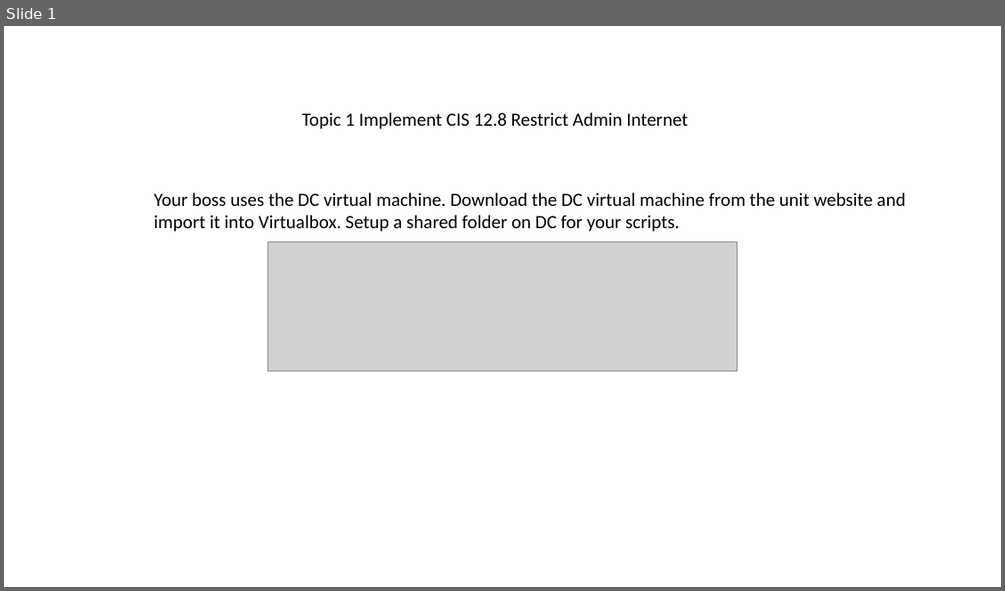
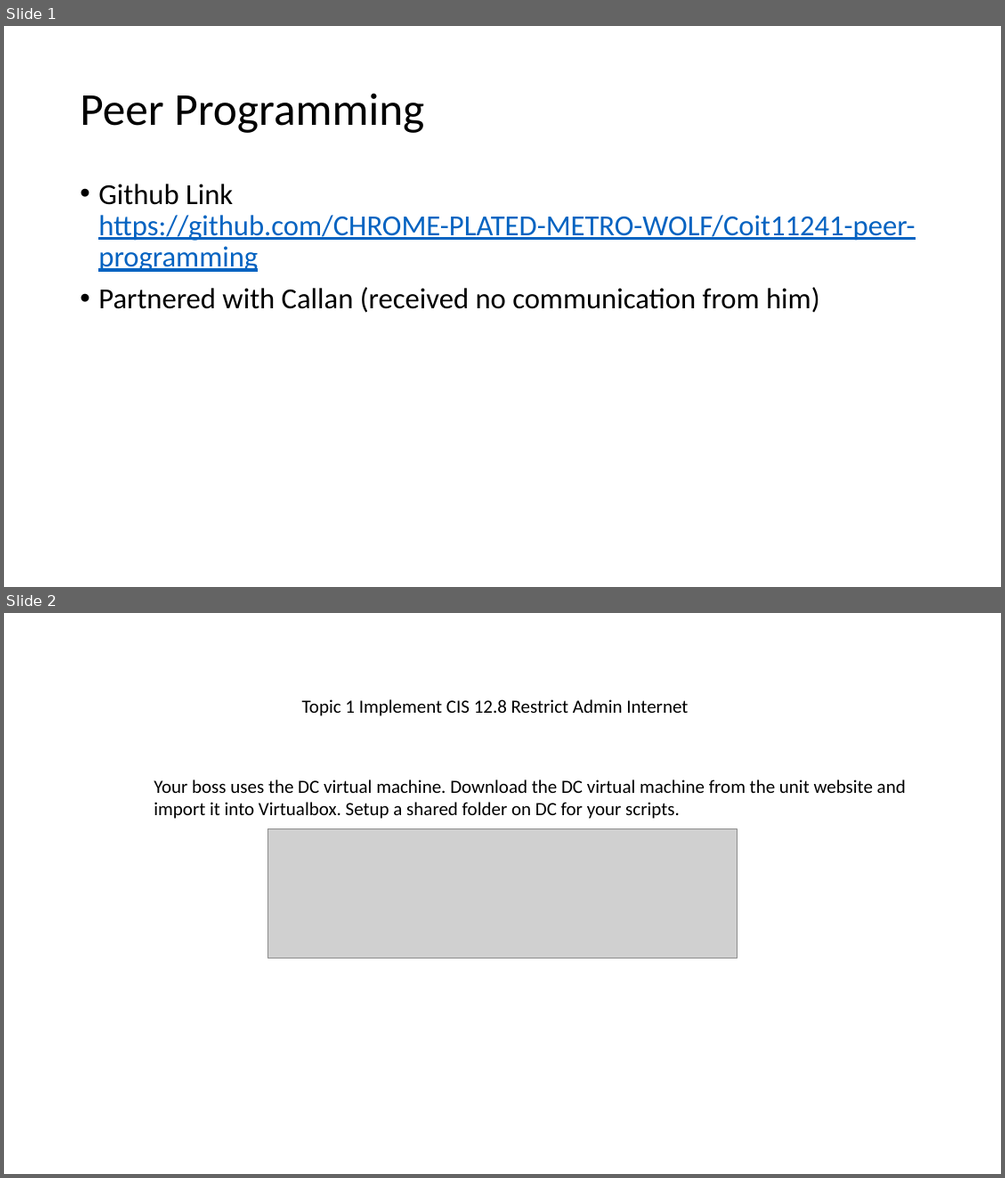
Before and after one commit to CHROME-PLATED-METRO-WOLF/Coit11241-peer-programming, a slide deck: evidence.pptx. Shown one above the other, each under a label of ours: slide 1 before the commit, slides 1 and 2 after it. The pictures are 1005x591 and 1005x1178 pixels, drawn with LibreOffice and Linux fonts; fonts in the diff are those of the drawing; grey boxes stand for pictures. Boxes give left, top, right and bottom in pixels: in the first picture for what was removed or moved away, otherwise in the second. Text is boxed around its words. In the diff, an @@ line names an element or a change of style, - is before the commit and + after.

Commit message:
Final update
added github link

```diff
--- a/evidence.pptx
+++ b/evidence.pptx
@@ slide 1 added at (x1=4, y1=26, x2=1001, y2=587), background #FFFFFF @@
@@ title added at (x1=80, y1=93, x2=424, y2=133), 44 pt, text #000000 @@
+Peer Programming
@@ text added at (x1=98, y1=184, x2=914, y2=313), 28 pt, text #0563C1, underline @@
+• Github Link https://github.com/CHROME-PLATED-METRO-WOLF/Coit11241-peer-programming
+• Partnered with Callan (received no communication from him)
@@ what was slide 1 is now slide 2 @@
```
